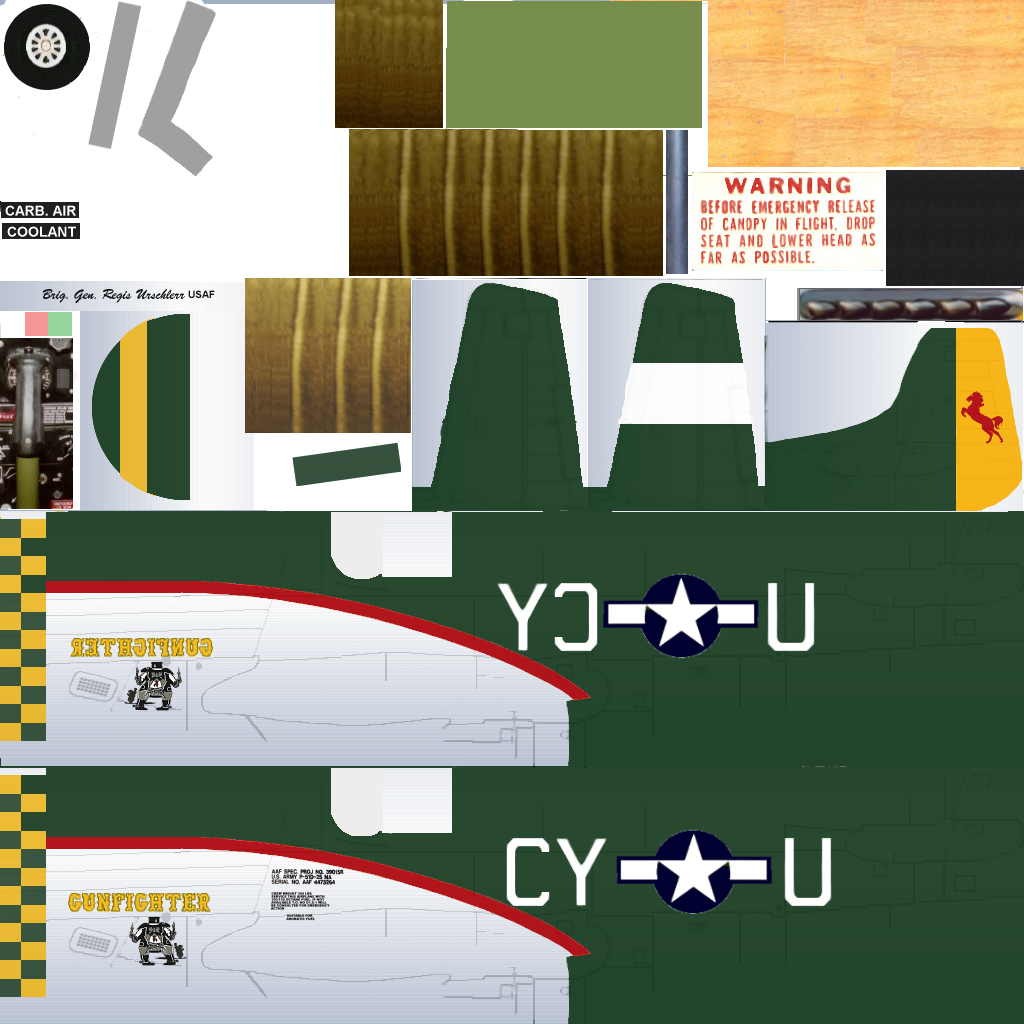
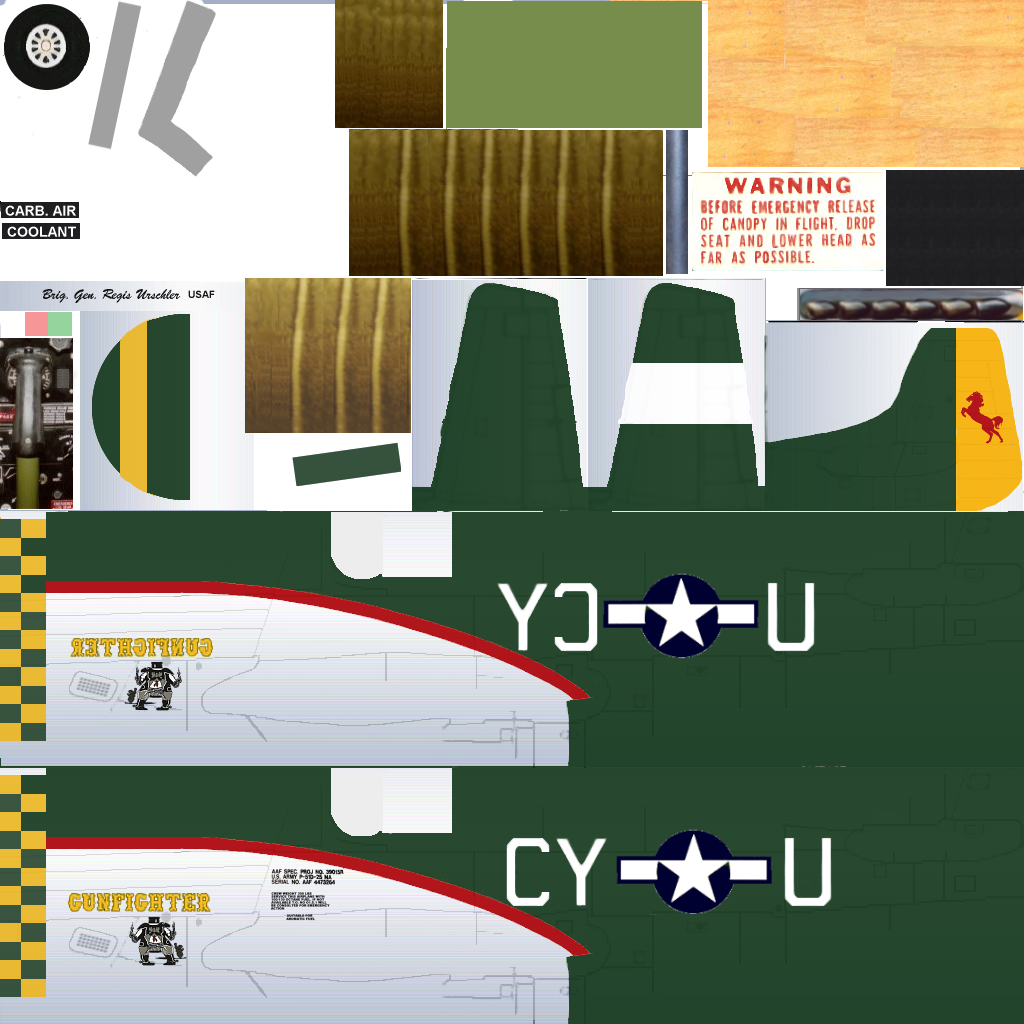
Layers edited between the first and the second (1024, 1024) image:
painted on "Paint Layer" over (x1=180, y1=293, x2=185, y2=299)
